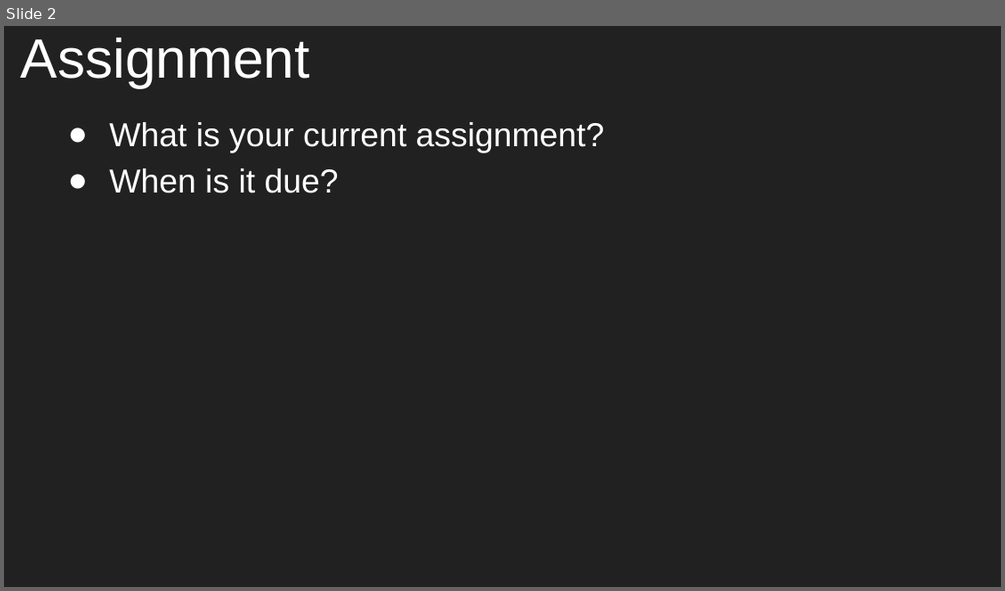
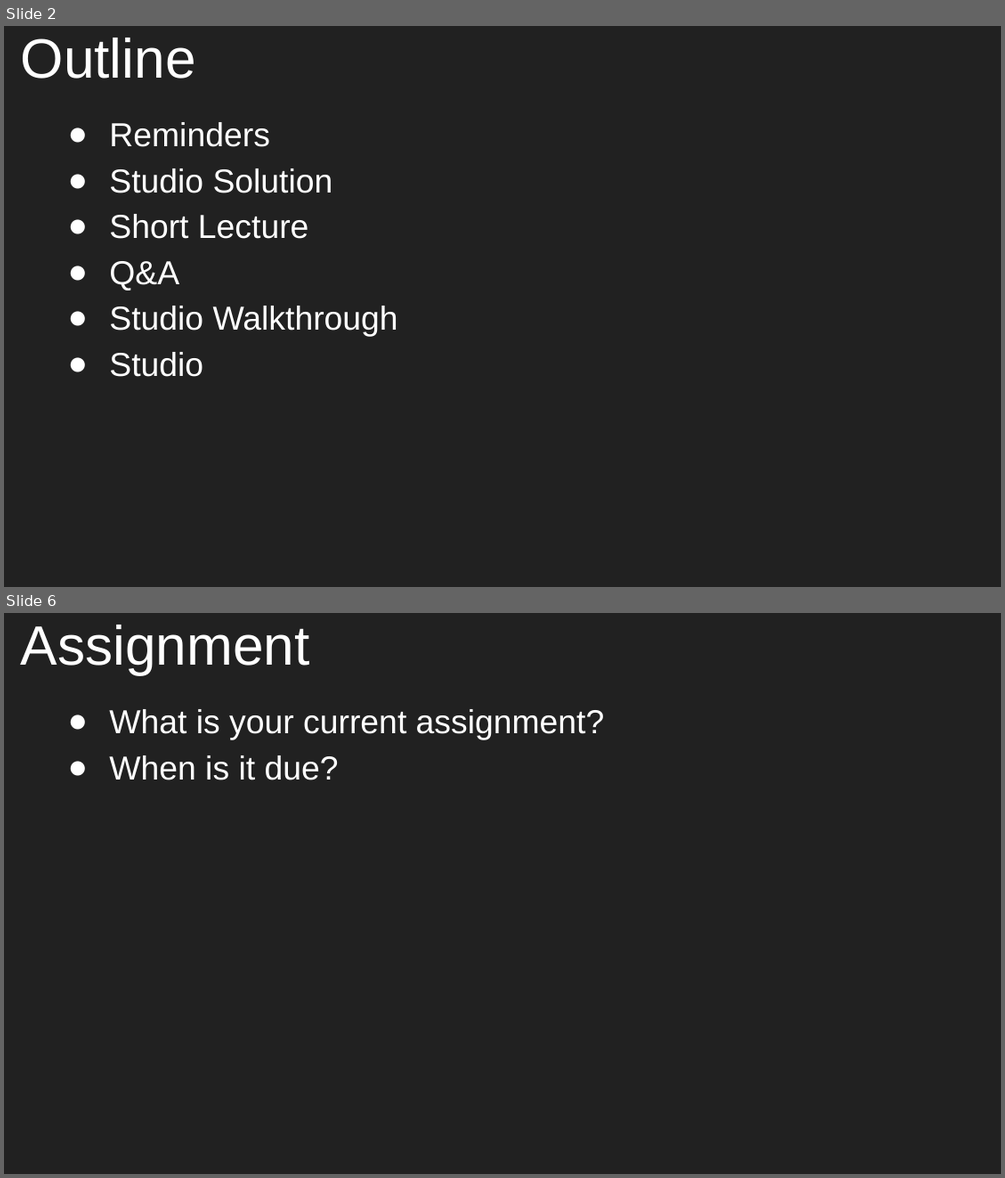
Before and after one commit to aleesham/lc101-unit2, a slide deck: slides/Unit 2 - LC 101 - Class 7.pptx. Shown one above the other, each under a label of ours: slide 2 before the commit, slides 2 and 6 after it; the slides between them are not shown. The pictures are 1005x591 and 1005x1178 pixels, drawn with LibreOffice and Linux fonts; fonts in the diff are those of the drawing. Boxes give left, top, right and bottom in pixels: in the first picture for what was removed or moved away, otherwise in the second. Text is boxed around its words. In the diff, an @@ line names an element or a change of style, - is before the commit and + after.

```diff
--- a/slides/Unit 2 - LC 101 - Class 7.pptx
+++ b/slides/Unit 2 - LC 101 - Class 7.pptx
@@ slide 2 added at [4,26,1001,587], background #212121 @@
@@ title added at [21,38,196,79], 40 pt, text #FFFFFF @@
+Outline
@@ text added at [109,122,398,377], 24 pt, text #FFFFFF @@
+● Reminders
+● Studio Solution
+● Short Lecture
+● Q&A
+● Studio Walkthrough
+● Studio
@@ what was slide 2 is now slide 6 @@
```
Also in this commit, not shown: 2 slides changed, 5 other slides added, 1 slide removed.
